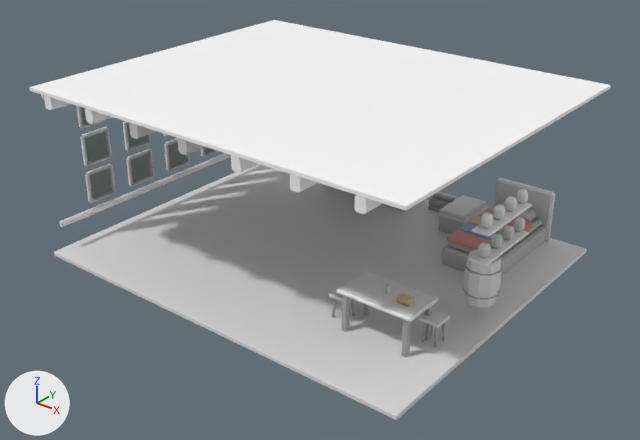
The glTF model assets/models/town/home_interior.glb as it was, and as the next commit left it.
Camera for both pictures: a camera (50 mm lens) standing at (9.28, -11.63, 8.32) and looking at (0.21, -0.3, 1.29). Every picture has the same lights, and +X, +Y and +Z are marked at lower left. The picture after the commit comes second. Vertices at exactly the same position are counted once.

In view in the first picture: 'barrel'.
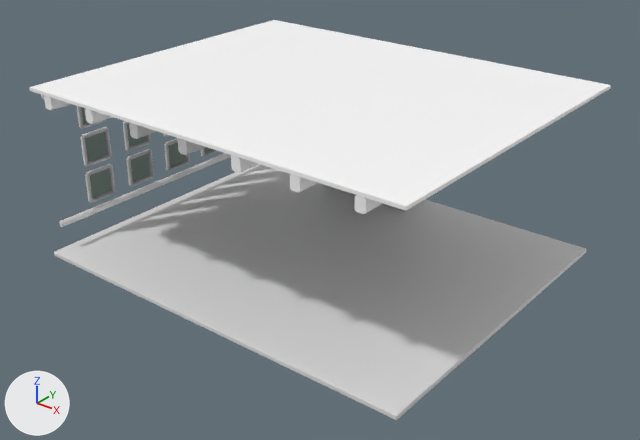
Where the change shows, as pixel boxes [x1, y1, x2, y2] in the pictures (640 x 440 px):
part 1 of me_barrel, deleted: before [329, 177, 555, 358]

What changed in the scene script:
```text
Change me_barrel:
    used by ob_barrel; location = (0.0, 0.0, 0.0)
    remove me_barrel.from_pydata(...)  # 2762 vertices, 4963 faces; spans x -3.9..3.9, y -3.2..3.2, z 0.39..3.69
    remove me_barrel.materials.append(mat_layer_cladding)
    add me_barrel.from_pydata(...)  # 1478 vertices, 2559 faces; spans x -3.9..3.9, y -3.2..3.2, z 0.39..3.69
    me_barrel part 1: 50 loose pieces with 1284 vertices, spanning x -2.0..3.9, y -2.0..3.1, z 0.45..2.61, are deleted
    remove me_barrel.materials.append(mat_layer_wool)
    remove me_barrel.materials.append(mat_layer_wool_001)
    remove me_barrel.materials.append(mat_layer_wool_002)
    remove me_barrel.materials.append(mat_layer_plaster_white)
    remove me_barrel.materials.append(mat_layer_plaster_red)
    remove me_barrel.materials.append(mat_layer_straw_floor)
    remove me_barrel.materials.append(mat_layer_linen)
    remove me_barrel.materials.append(mat_layer_iron)
    remove me_barrel.materials.append(mat_layer_oak_planed)
    remove me_barrel.materials.append(mat_layer_thatch_001)
    remove me_barrel.materials.append(mat_layer_plaster)
```
